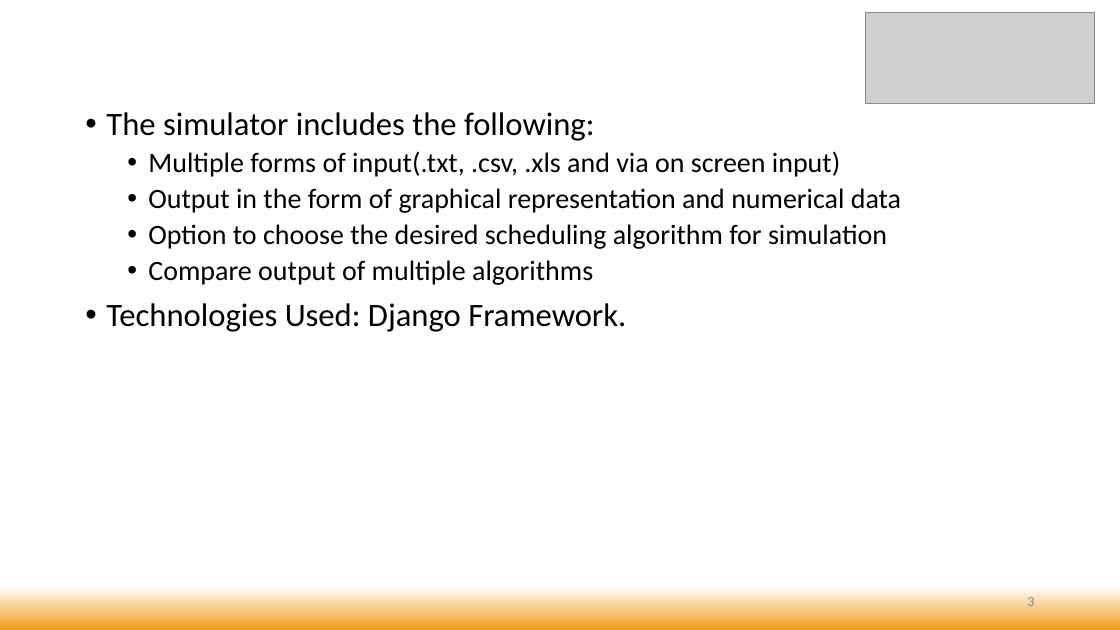
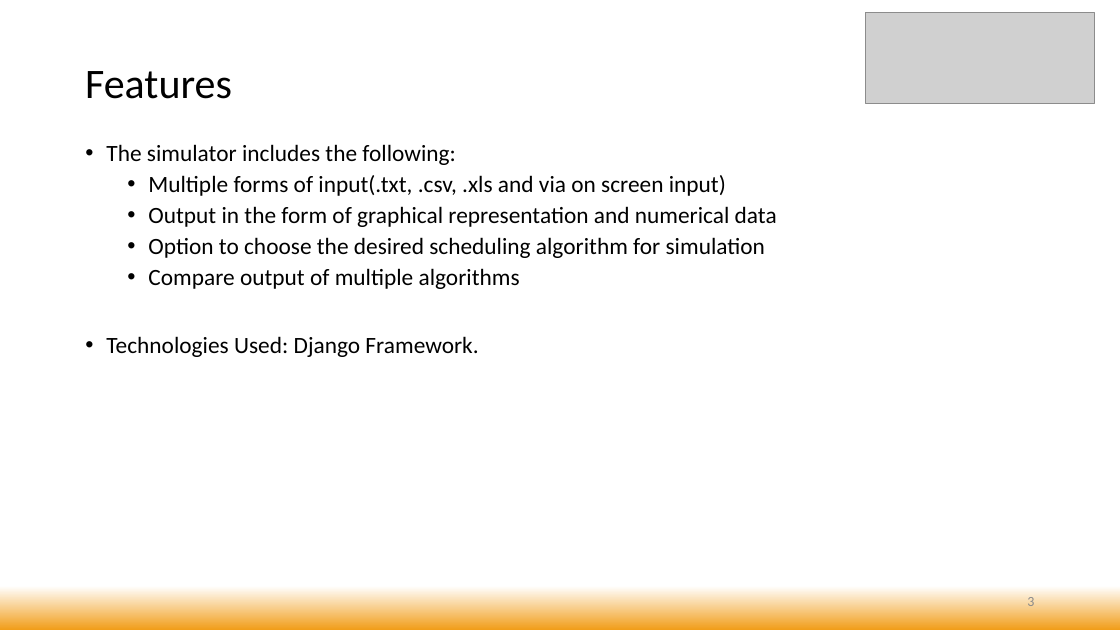
Before and after one commit to bhatvineeth/SchedulingSimulation, a slide deck: slide 3 of RTS_InitialProjectReport.pptx. Drawn at 1120x630 pixels with LibreOffice and Linux fonts; fonts in the diff are those of the drawing; grey boxes stand for pictures. Boxes give left, top, right and bottom in pixels: in the first picture for what was removed or moved away, otherwise in the second. Text is boxed around its words. In the diff, an @@ line names an element or a change of style, - is before the commit and + after.

```diff
--- a/RTS_InitialProjectReport.pptx
+++ b/RTS_InitialProjectReport.pptx
@@ text added at [85,71,232,99], 36 pt, text #000000 @@
+Features
@@ text "The simulator includes the following:": place and size @@
-text "The simulator includes the following:" at [106,112,901,332]
+text "The simulator includes the following:" at [106,144,777,357]
@@ text "The simulator includes the following:" at [106,144,777,357]: size 28 to 20 pt in "The simulator includes the following:", "Technologies Used: Django Framework."; size 24 to 20 pt in "Multiple forms of input(.txt, .csv, .xls and ...", "Output in the form of graphical representation ...", "Option to choose the desired scheduling algorithm ...", "Compare output of multiple algorithms" @@
```
Also in this commit, not shown: 3 other slides changed, 1 slide added, 2 slides removed.
